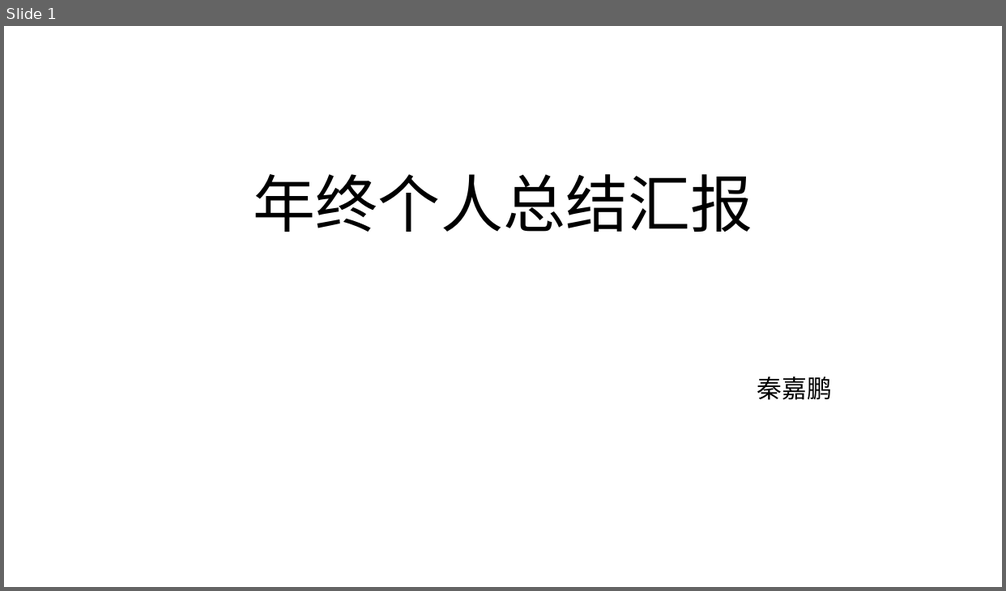
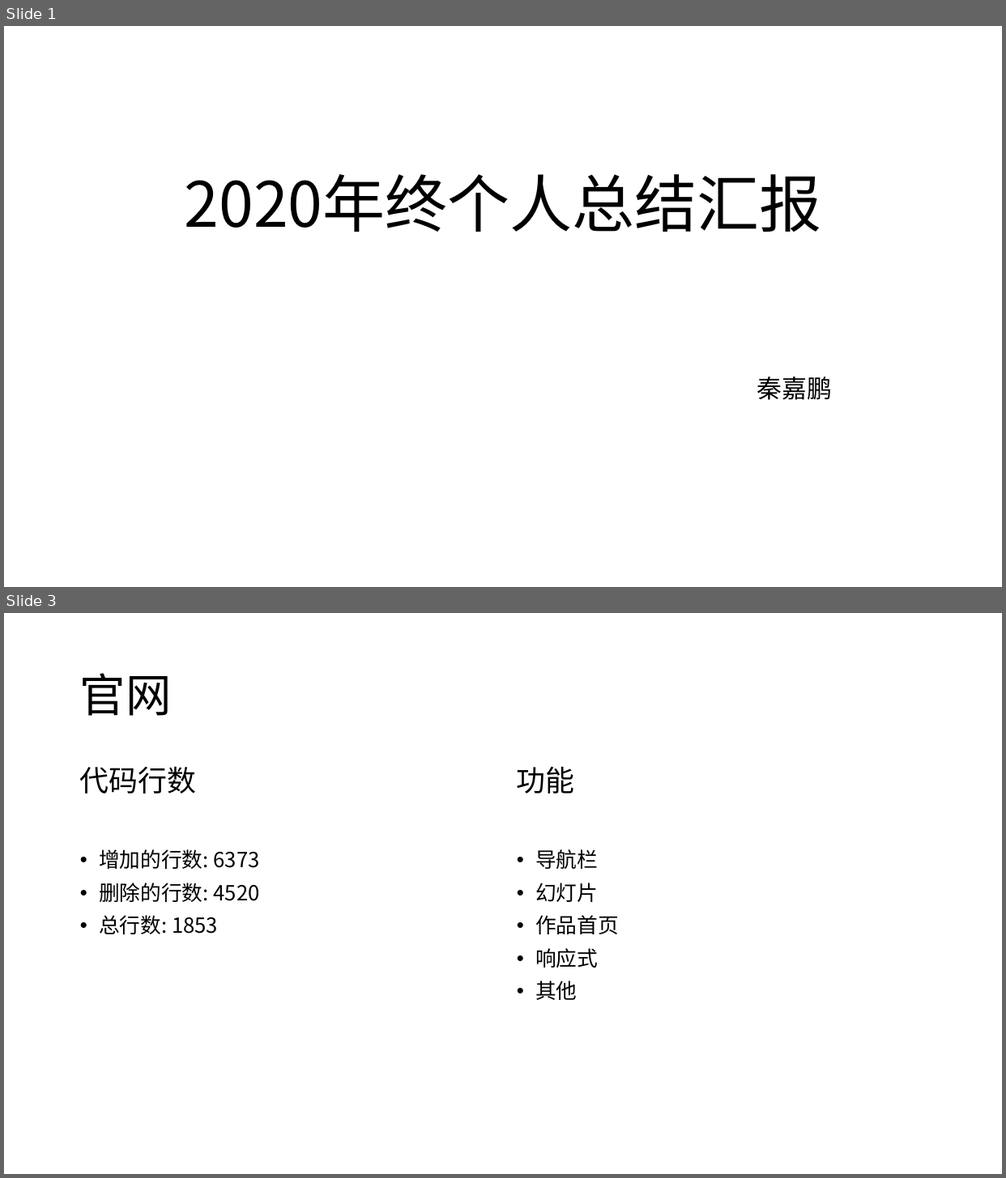
Before and after one commit to qjp88995/thape-report, a slide deck: 2020年终个人总结汇报.pptx. Shown one above the other, each under a label of ours: slide 1 before the commit, slides 1 and 3 after it; the slides between them are not shown. The pictures are 1006x591 and 1006x1178 pixels, drawn with LibreOffice and Linux fonts; fonts in the diff are those of the drawing; background and template pictures are left out. Boxes give left, top, right and bottom in pixels: in the first picture for what was removed or moved away, otherwise in the second. Text is boxed around its words. In the diff, an @@ line names an element or a change of style, - is before the commit and + after.

```diff
--- a/2020年终个人总结汇报.pptx
+++ b/2020年终个人总结汇报.pptx
@@ slide 3 added at [4,613,1002,1174], background #FFFFFF @@
@@ title added at [80,673,172,716], 44 pt, text #000000 @@
+官网
@@ text added at [80,766,260,935], 20 pt, text #000000 @@
+代码行数
+• 增加的行数: 6373
+• 删除的行数: 4520
+• 总行数: 1853
@@ text added at [517,767,619,1000], 20 pt, text #000000 @@
+功能
+• 导航栏
+• 幻灯片
+• 作品首页
+• 响应式
+• 其他
@@ slide 1 changed as well @@
@@ title at [185,174,822,232]: text changed @@
-年终个人总结汇报
+2020年终个人总结汇报
```
Also in this commit, not shown: 12 other slides added, 1 other file.
